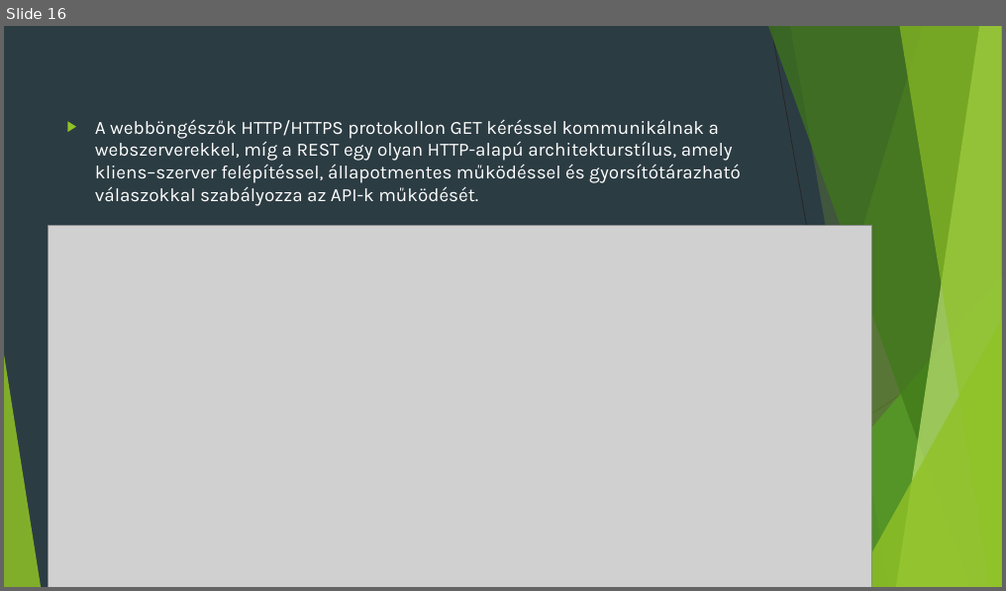
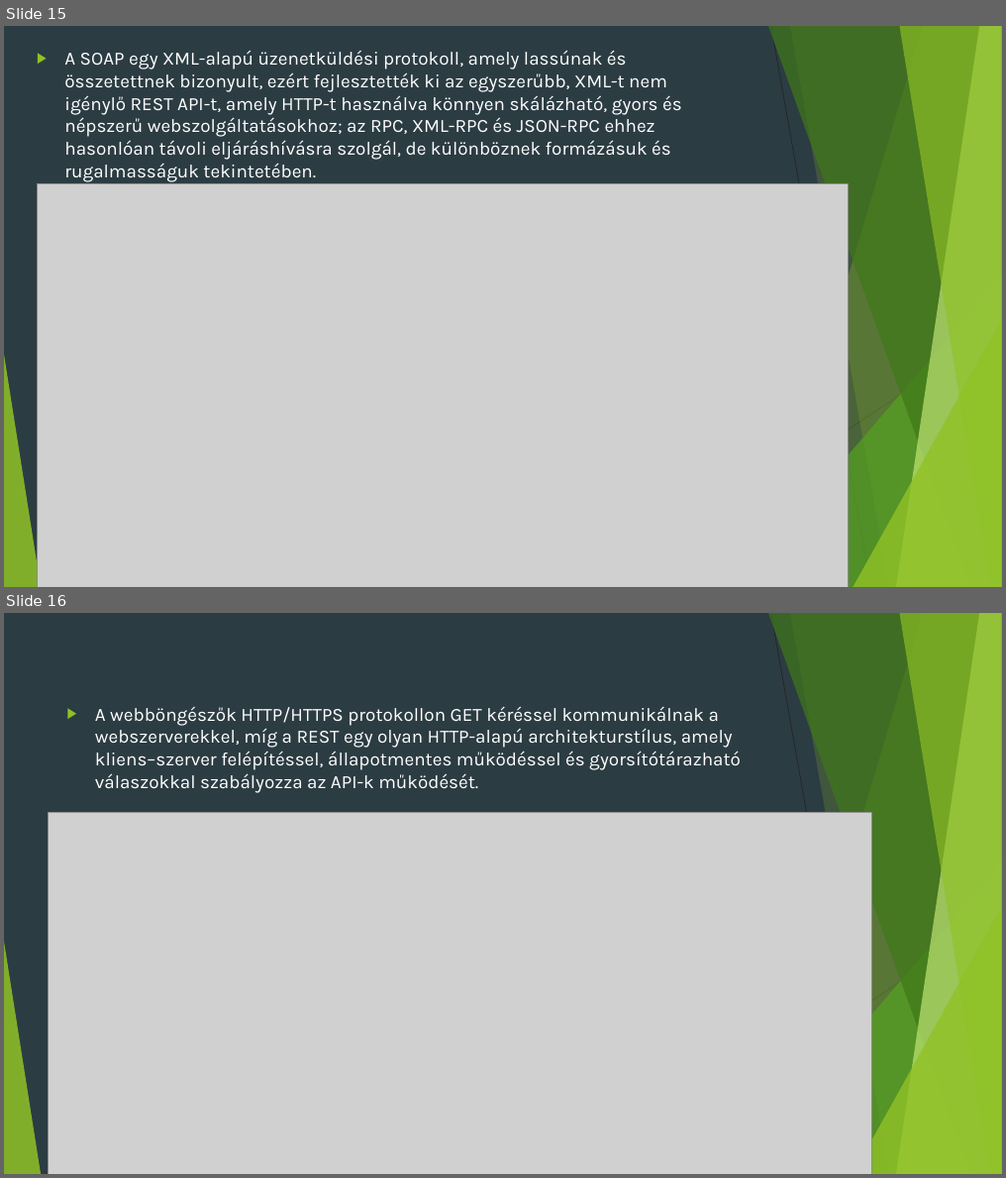
Before and after one commit to Sprint2sport2/api, a slide deck: Api.pptx. Shown one above the other, each under a label of ours: slide 16 before the commit, slides 15 and 16 after it. The pictures are 1006x591 and 1006x1178 pixels, drawn with LibreOffice and Linux fonts; fonts in the diff are those of the drawing; grey boxes stand for pictures. Boxes give left, top, right and bottom in pixels: in the first picture for what was removed or moved away, otherwise in the second. Text is boxed around its words. In the diff, an @@ line names an element or a change of style, - is before the commit and + after.

```diff
--- a/Api.pptx
+++ b/Api.pptx
@@ slide 15 added at (4, 26, 1002, 587), background #2C3C43; not listed: 10 template elements that a slide beside it also shows @@
@@ text added at (64, 50, 682, 182), 18 pt, text #FFFFFF @@
+▶ A SOAP egy XML-alapú üzenetküldési protokoll, amely lassúnak és összetettnek bizonyult, ezért fejlesztették ki az egyszerűbb, XML-t nem igénylő REST API-t, amely HTTP-t használva könnyen skálázható, gyors és népszerű webszolgáltatásokhoz; az RPC, XML-RPC és JSON-RPC ehhez hasonlóan távoli eljáráshívásra szolgál, de különböznek formázásuk és rugalmasságuk tekintetében.
@@ picture added at (37, 184, 848, 587) @@
```
Also in this commit, not shown: 1 slide removed.
